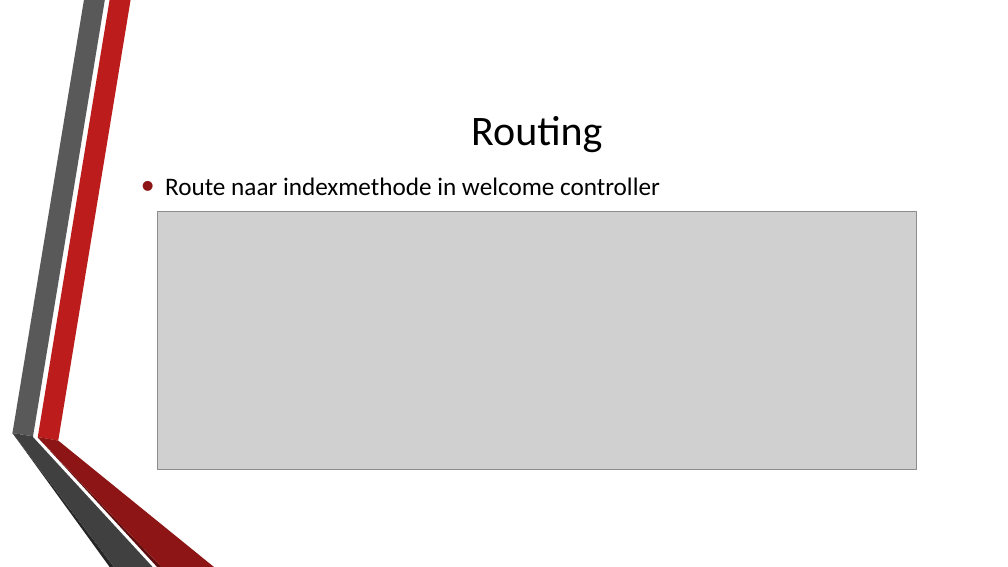
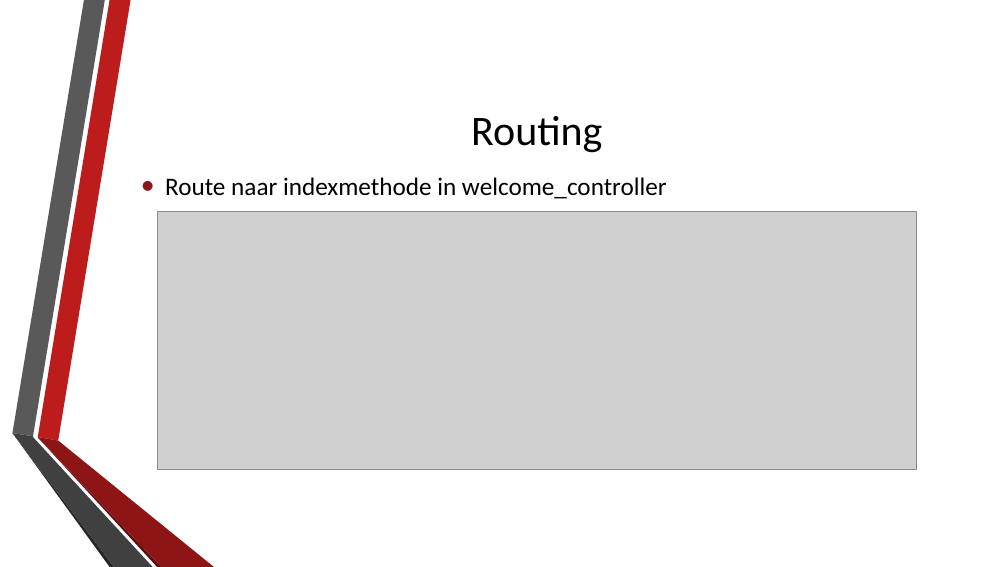
Before and after one commit to RobinDeHerdt/Web-Research, a slide deck: slide 20 of Ruby on Rails.pptx (slide 19 before the commit). Drawn at 1008x567 pixels with LibreOffice and Linux fonts; fonts in the diff are those of the drawing; grey boxes stand for pictures; background and template pictures are left out. Boxes give left, top, right and bottom in pixels: in the first picture for what was removed or moved away, otherwise in the second. Text is boxed around its words. In the diff, an @@ line names an element or a change of style, - is before the commit and + after.

```diff
--- a/Ruby on Rails.pptx
+++ b/Ruby on Rails.pptx
@@ text at <box>165,177,667,199</box>: text changed @@
-• Route naar indexmethode in welcome controller
+• Route naar indexmethode in welcome_controller
```
Also in this commit, not shown: 4 other slides changed, 1 slide added, 1 other file.
